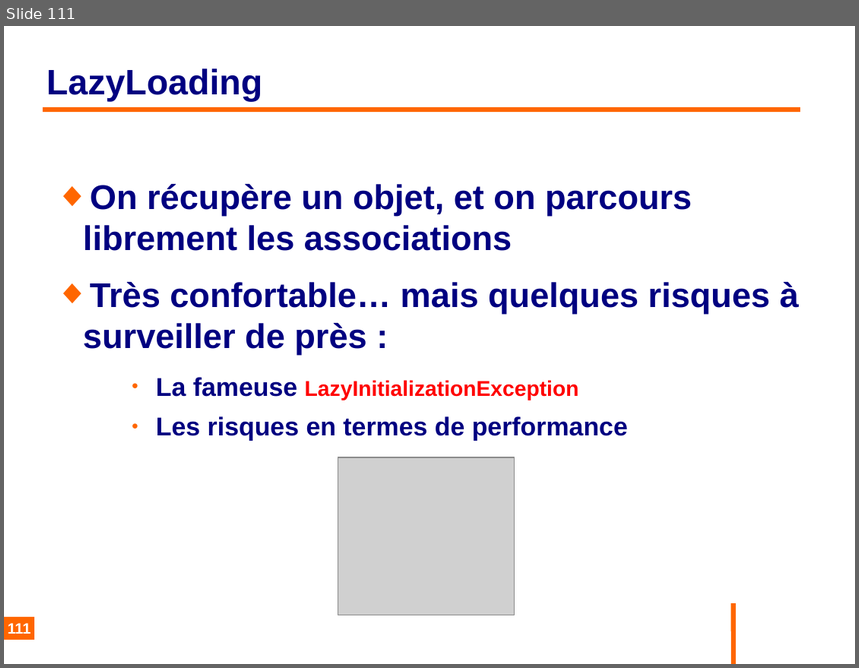
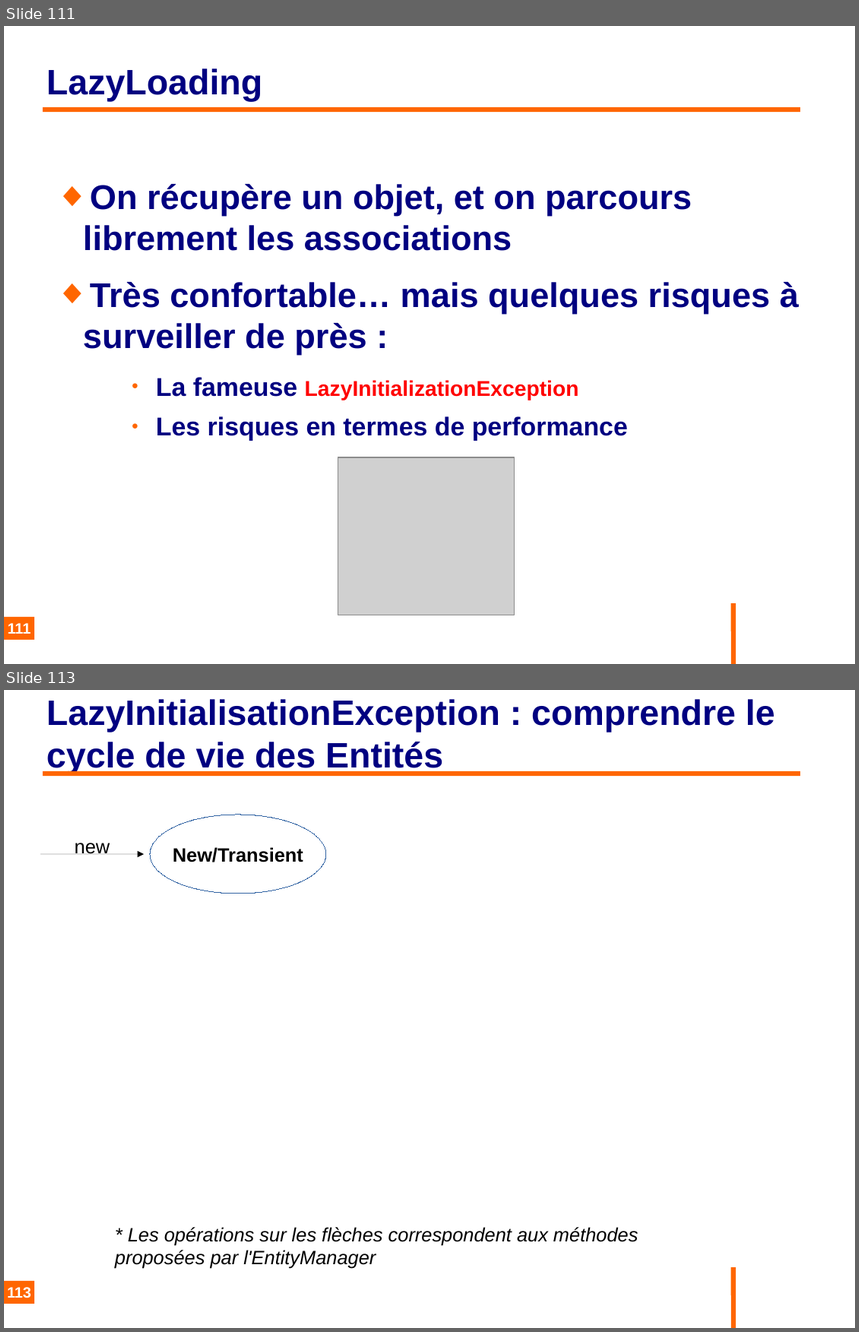
Before and after one commit to philphils/formation-hibernate-basique, a slide deck: Documentation/diapo_formation_hibernate.odp. Shown one above the other, each under a label of ours: slide 111 before the commit, slides 111 and 113 after it; the slides between them are not shown. The pictures are 859x668 and 859x1332 pixels, drawn with LibreOffice and Linux fonts; fonts in the diff are those of the drawing; grey boxes stand for pictures; background and template pictures are left out. Boxes give left, top, right and bottom in pixels: in the first picture for what was removed or moved away, otherwise in the second. Text is boxed around its words. In the diff, an @@ line names an element or a change of style, - is before the commit and + after.

```diff
--- a/Documentation/diapo_formation_hibernate.odp
+++ b/Documentation/diapo_formation_hibernate.odp
@@ slide 113 added at (4, 690, 855, 1328), background #FFFFFF; not listed: 1 template element that a slide beside it also shows @@
@@ title added at (47, 699, 775, 774), 33 pt, text #000080, bold @@
+LazyInitialisationException : comprendre le cycle de vie des Entités
@@ line added from (43, 774) to (801, 774), #FF6600 4.54 pt @@
@@ ellipse added at (150, 815, 326, 893), fill #FFFFFF, outline #3465A4 0 pt, 18 pt, text #000000, bold @@
+New/Transient
@@ line added at (40, 854, 144, 854), outline #000000 0 pt, 18 pt, text #000000 @@
+new
@@ text added at (115, 1227, 638, 1269), 18 pt, text #000000, italic @@
+* Les opérations sur les flèches correspondent aux méthodes proposées par l'EntityManager
@@ page number added at (4, 1282, 34, 1305), fill #FF6600, 14 pt, text #FFFFFF, bold @@
+113
```
Also in this commit, not shown: 2 slides changed, 12 other slides added.
